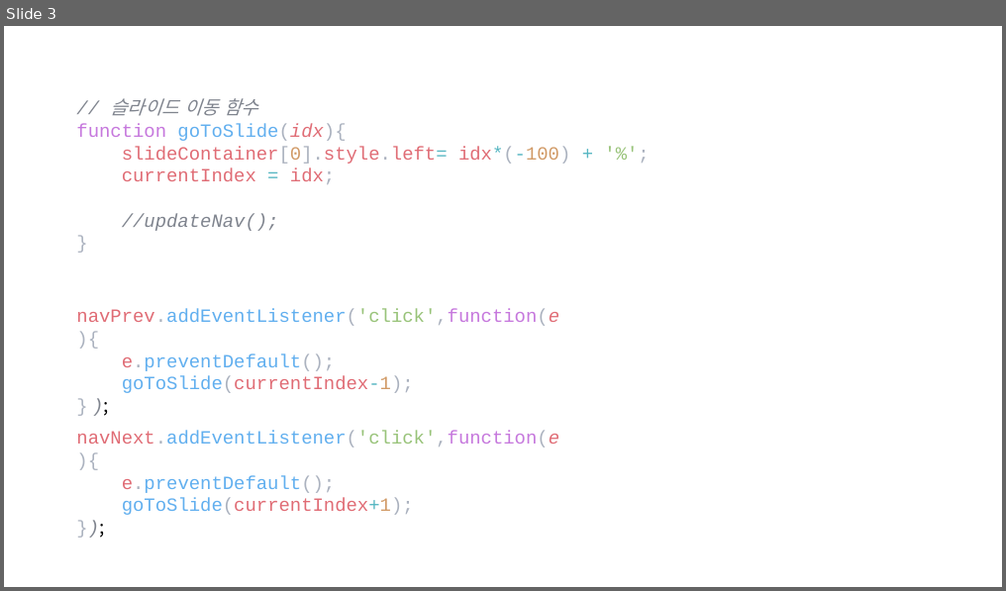
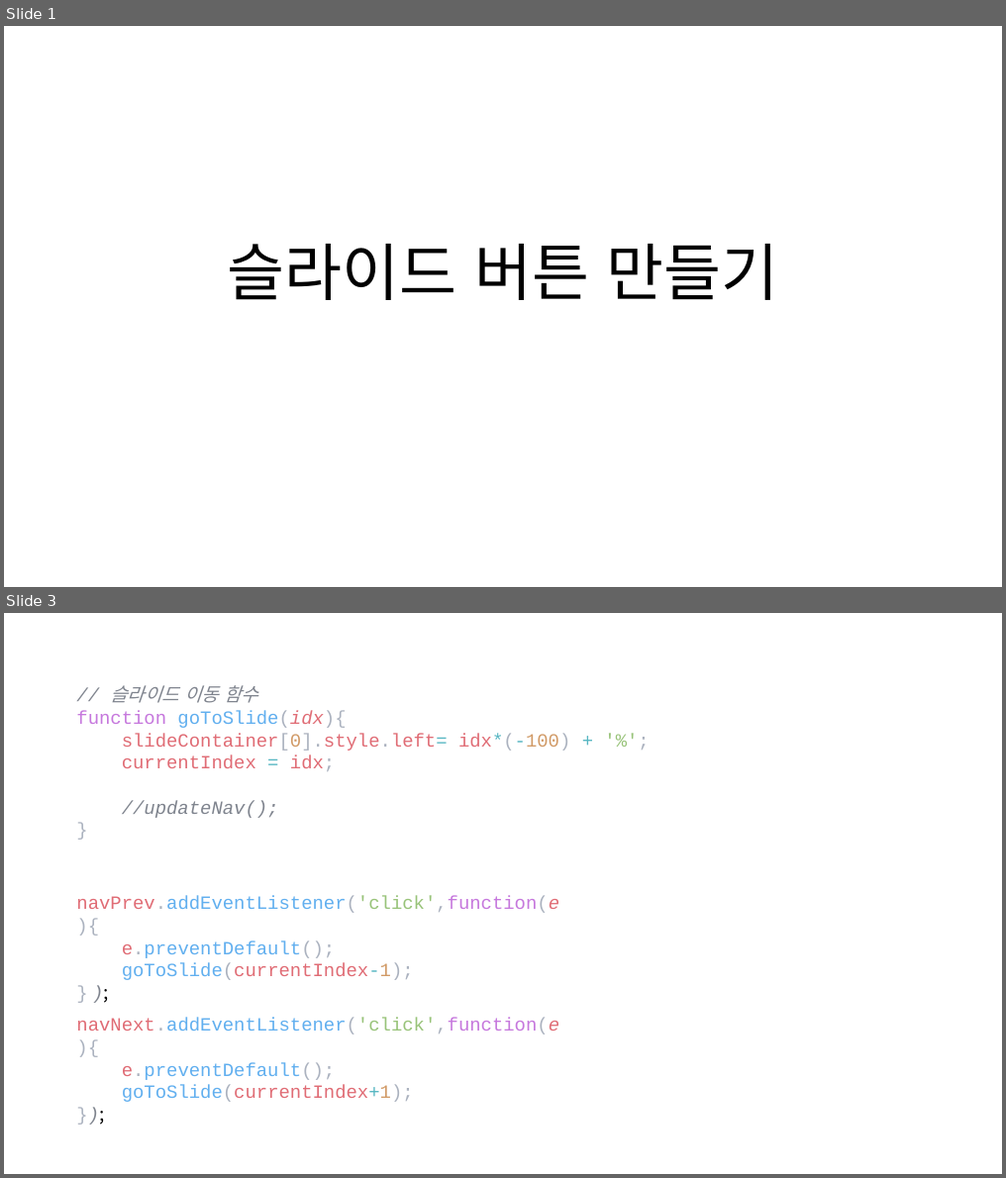
Before and after one commit to lsh58/Javascript, a slide deck: study/ex03_제작/추가내용.pptx. Shown one above the other, each under a label of ours: slide 3 before the commit, slides 1 and 3 after it; the slides between them are not shown. The pictures are 1006x591 and 1006x1178 pixels, drawn with LibreOffice and Linux fonts; fonts in the diff are those of the drawing. Boxes give left, top, right and bottom in pixels: in the first picture for what was removed or moved away, otherwise in the second. Text is boxed around its words. In the diff, an @@ line names an element or a change of style, - is before the commit and + after.

```diff
--- a/study/ex03_제작/추가내용.pptx
+++ b/study/ex03_제작/추가내용.pptx
@@ slide 1 added at (4,26,1002,587), background #FFFFFF @@
@@ title added at (228,244,779,300), 60 pt, text #000000 @@
+슬라이드 버튼 만들기
```
Also in this commit, not shown: 2 slides changed, 5 other slides added, 2 slides removed.
